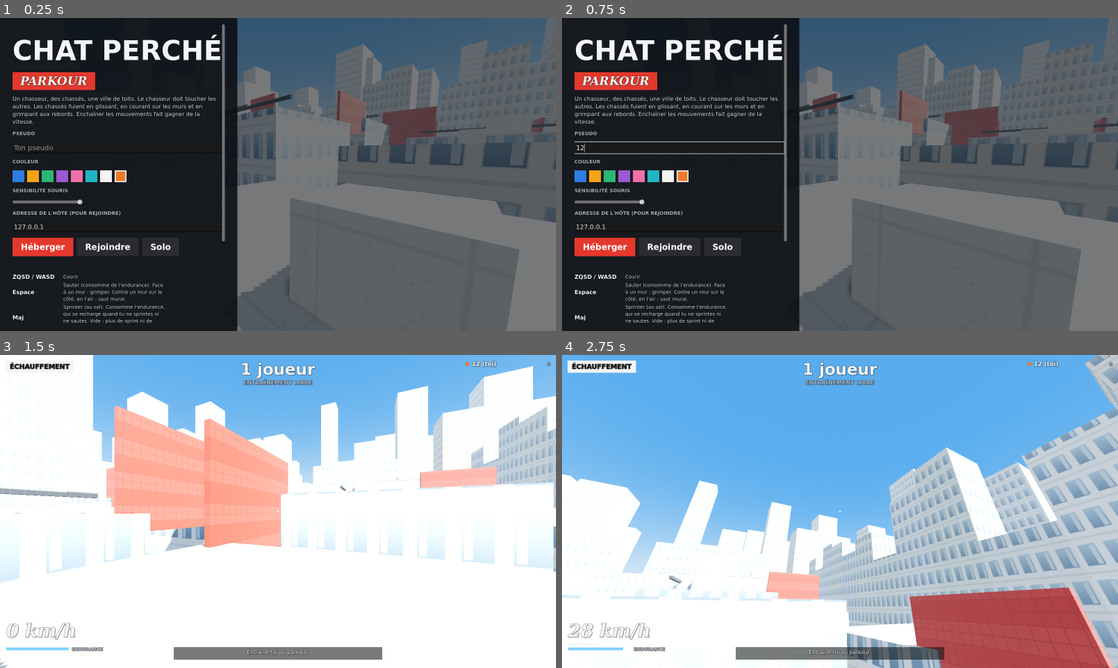
Above: before the commit, frames 1-4 (two rows, left to right).
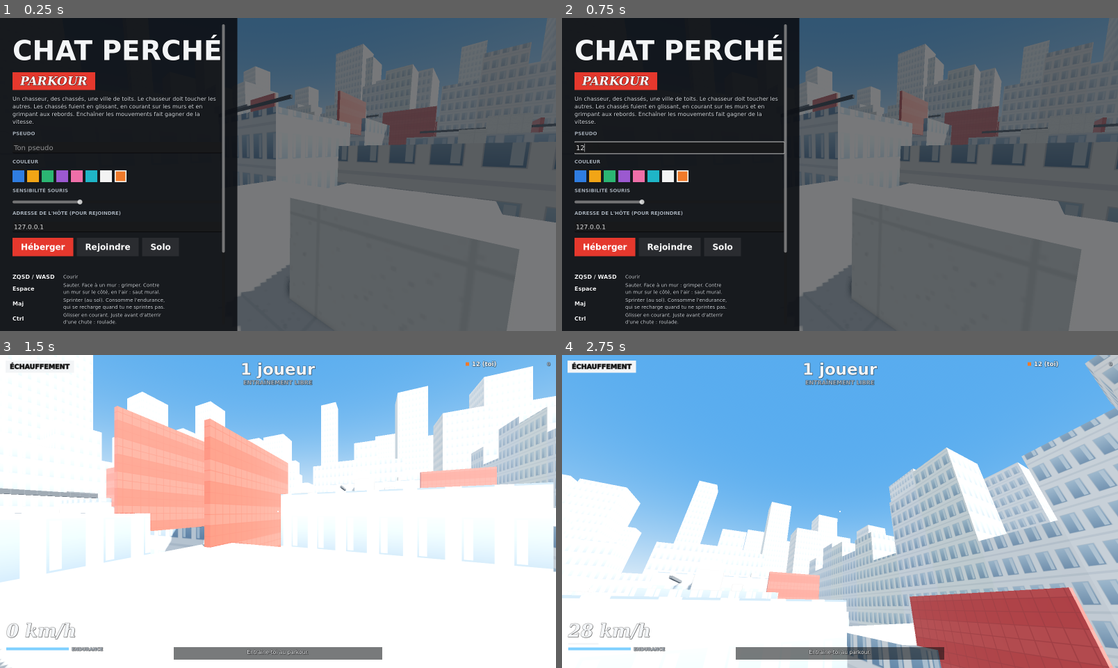
Above: after the commit, the same moments.

Repository: cocoyote2/chat-perche-godot
Game: Godot game, scene res://scenes/main.tscn
The game is run twice, just before and just after one commit, with the same random seed, the same clock (stepped at 60 frames per second) and the same inputs.
Inputs (mouse positions are in pixels of both pictures, inside the frame that each line leads up to):
- Up to frame 1 (0.25 s): no input
- Up to frame 2 (0.75 s): click (678, 146) at 0.52 s; type "12" at 0.6 s
- Up to frame 3 (1.5 s): click "Solo" at 1.25 s
- Up to frame 4 (2.75 s): tap Enter (start_round) at 2 s; move the mouse to (867, 511) at 2.02 s; hold W (move_forward) from 2.03 s (still down); hold Ctrl (slide) from 2.03 s (still down); click (867, 511) at 2.17 s; tap Space (jump) at 2.27, 2.57 s; tap Shift (sprint) at 2.3 s

The runs differ from the first frame. In frame 1, 0.9% of the frame differs, in the area x 2-41%, y 71-98%; in frame 2, 0.9%; in frame 3, nothing differs; in frame 4, less than 0.1%.

Commit message:
Glissade sans boost et saut glissé dégressif
Enchaîner glissade et saut avec Ctrl maintenu restait trop fort. Au
lieu de faire payer chaque saut en endurance (retiré, les sauts sont de
nouveau gratuits), on s'attaque au gain de vitesse lui-même :
- la glissade démarre à la vitesse du joueur, sans boost ;
- un saut glissé isolé garde son bonus de +0,8 m/s, mais un saut glissé
  enchaîné moins d'1 s après le précédent ne garde que 85 % de la
  vitesse, sans descendre sous la vitesse de course.

Corrige aussi un saut « mangé » : sur l'image du décollage, le sol
pouvait encore être détecté, ce qui relançait la glissade et annulait
le saut.

Co-Authored-By: Claude Opus 5.5 <noreply@anthropic.com>

Diff:
--- a/scripts/hud.gd
+++ b/scripts/hud.gd
@@ -451,8 +451,8 @@
 	keys.add_theme_constant_override("v_separation", 6)
 	for pair in [
 		["ZQSD / WASD", "Courir"],
-		["Espace", "Sauter (consomme de l'endurance). Face à un mur : grimper. Contre un mur sur le côté, en l'air : saut mural."],
-		["Maj", "Sprinter (au sol). Consomme l'endurance, qui se recharge quand tu ne sprintes ni ne sautes. Vide : plus de sprint ni de boost de glissade."],
+		["Espace", "Sauter. Face à un mur : grimper. Contre un mur sur le côté, en l'air : saut mural."],
+		["Maj", "Sprinter (au sol). Consomme l'endurance, qui se recharge quand tu ne sprintes pas."],
 		["Ctrl", "Glisser en courant. Juste avant d'atterrir d'une chute : roulade."],
 		["Course murale", "Sauter le long d'un mur en avançant, puis Espace pour rebondir."],
 		["Rebords", "Avancer vers un rebord en l'air pour s'y accrocher et se hisser."],
--- a/scripts/player.gd
+++ b/scripts/player.gd
@@ -25,7 +25,8 @@
 const STAMINA_REGEN := 0.25      # per second once recovering: 4 s to refill
 const STAMINA_REGEN_DELAY := 0.8 # pause after sprinting before it refills
 const STAMINA_RECOVER := 0.3     # once empty, sprint is locked until this level
-const STAMINA_JUMP := 0.12       # per jump of any kind: ~8 jumps from full
+const SLIDE_JUMP_CHAIN := 1.0    # a slide-jump this soon after the last one is "chained"
+const SLIDE_JUMP_KEEP := 0.85    # chained slide-jumps keep this share of the speed
 const AXES: Array[Vector2i] = [Vector2i(1, 0), Vector2i(-1, 0), Vector2i(0, 1), Vector2i(0, -1)]
 
 var world: World
@@ -52,7 +53,7 @@
 var last_wall_key := ""
 var climb_used := false
 var ledge_cd := 0.0
-var slide_boost_cd := 0.0
+var slide_jump_t := 9.0    # time since the last slide-jump
 var recent := 0.0          # recent top horizontal speed, survives a wall impact
 var mantle := {}
 var hang := {}
@@ -225,7 +226,7 @@
 	jump_buf -= dt
 	slide_buf += dt
 	ledge_cd -= dt
-	slide_boost_cd -= dt
+	slide_jump_t += dt
 	combo_t -= dt
 	if combo_t <= 0.0:
 		combo = 0
@@ -300,6 +301,7 @@
 		_scale_h(VMAX, sp)
 
 	# ---- grounded actions
+	var jumped := false
 	if grounded and (st == "move" or st == "slide"):
 		if jump_buf > 0.0:
 			var fn := _front_normal(fwd, 0.72)
@@ -308,18 +310,22 @@
 				wb = world.wall_probe(position, fn, 1.2, 0.5, 1.7)
 			if wb != null and wb.y1 - position.y > 1.4 and st == "move":
 				jump_buf = 0.0
-				_spend_jump()
 				_start_climb(fn, wb)
 			else:
 				jump_buf = 0.0
-				_spend_jump()
+				jumped = true
 				velocity.y = JUMP
 				grounded = false
 				coyote = 0.0
 				if st == "slide":
-					if not exhausted:
-						var hh := hspeed()
+					# a lone slide-jump gives a small boost; spamming them bleeds
+					# the speed back down to running pace
+					var hh := hspeed()
+					if slide_jump_t < SLIDE_JUMP_CHAIN:
+						_scale_h(maxf(hh * SLIDE_JUMP_KEEP, minf(hh, run_speed)), hh)
+					else:
 						_scale_h(minf(hh + 0.8, VMAX), hh)
+					slide_jump_t = 0.0
 					_combo("Saut glissé")
 					sfx.emit("slide_off", 0.0)
 				st = "move"
@@ -329,7 +335,7 @@
 			_start_slide(false)
 	elif not grounded and st == "move" and coyote > 0.0 and jump_buf > 0.0:
 		jump_buf = 0.0
-		_spend_jump()
+		jumped = true
 		velocity.y = JUMP
 		coyote = 0.0
 		sfx.emit("jump", 1.0)
@@ -338,7 +344,9 @@
 	var was_g := grounded
 	var pre_vy := velocity.y
 	move_and_slide()
-	var g := is_on_floor() and st != "climb"
+	# the takeoff frame can still touch the floor (we may sit a few mm inside it);
+	# counting that as a landing would restart the slide and eat the jump
+	var g := is_on_floor() and st != "climb" and not jumped
 	if g and not was_g:
 		_on_land(-pre_vy, fwd)
 	grounded = g
@@ -399,7 +407,6 @@
 		if jump_buf > 0.0:
 			if fb != null and fb.y1 - position.y > 1.4 and not climb_used and air_t < 0.45 and velocity.y > -3.0:
 				jump_buf = 0.0
-				_spend_jump()
 				_start_climb(fn, fb)
 				return
 			for n in AXES:
@@ -408,7 +415,6 @@
 				var b := world.wall_probe(position, n, 0.3, 0.4, 1.6)
 				if b != null and World.wall_key(n, b) != last_wall_key:
 					jump_buf = 0.0
-					_spend_jump()
 					last_wall_key = World.wall_key(n, b)
 					velocity.x += n.x * 5.5
 					velocity.z += n.y * 5.5
@@ -433,7 +439,6 @@
 			along = -along
 		if jump_buf > 0.0:
 			jump_buf = 0.0
-			_spend_jump()
 			var s := minf(wr_speed + 1.0, VMAX)
 			var hv := along * s + n * 5.5
 			velocity = Vector3(hv.x, JUMP * 0.95, hv.z)
@@ -469,15 +474,6 @@
 			stamina = minf(stamina + STAMINA_REGEN * dt, 1.0)
 		if exhausted and stamina >= STAMINA_RECOVER:
 			exhausted = false
-
-
-## Every jump costs stamina and delays the refill, so chaining slide-jumps
-## drains the bar. Once it is empty the slide boosts stop until it recovers.
-func _spend_jump() -> void:
-	stamina = maxf(stamina - STAMINA_JUMP, 0.0)
-	_regen_wait = STAMINA_REGEN_DELAY
-	if stamina <= 0.0:
-		exhausted = true
 
 
 func _scale_h(new_speed: float, cur: float) -> void:
@@ -569,10 +565,6 @@
 	st = "slide"
 	st_t = 0.0
 	set_height(HL)
-	var hs := hspeed()
-	if slide_boost_cd <= 0.0 and hs > 0.1 and not exhausted:
-		_scale_h(minf(hs + 2.2, VMAX), hs)
-		slide_boost_cd = 1.2
 	_combo("Réception glissée" if from_landing else "Glissade")
 	sfx.emit("slide_on", 0.0)
 
--- a/tests/parkour_test.gd
+++ b/tests/parkour_test.gd
@@ -41,12 +41,12 @@
 	var log := await _sim([{"ax": Vector2(0, 1), "t": 0.35}, {"ax": Vector2(0, 1), "jump": true, "t": 1.4}])
 	_check("escalade d'un mur de %.1f m" % top, p.position.y >= top - 0.05 and "climb" in log and "mantle" in log, log)
 
-	# 2. slide: boost above running speed
+	# 2. slide: starts at the running speed, no boost
 	p.set_pos(Vector3(-52.0, 0, (rec.z0 + -58.0) / 2.0), -PI / 2)   # outer street, facing +X
 	log = await _sim([{"ax": Vector2(0, 1), "t": 0.6}])
 	var before := p.hspeed()
 	log += await _sim([{"ax": Vector2(0, 1), "slide": true, "slide_press": true, "t": 0.1}])
-	_check("glissade avec boost (%.1f -> %.1f m/s)" % [before, p.hspeed()], p.hspeed() > before + 1.5 and p.st == "slide", log)
+	_check("glissade à la vitesse de course (%.1f -> %.1f m/s)" % [before, p.hspeed()], absf(p.hspeed() - before) < 0.3 and p.st == "slide", log)
 
 	# 3. wall run along the +X face
 	p.set_pos(Vector3(face + 0.5, 0, part[3] + 0.5), 0.0)   # facing -Z, wall on the left
@@ -83,11 +83,10 @@
 	log = await _sim([{"ax": Vector2(0, 1), "sprint": true, "t": 0.8}])
 	_check("sprint au sol (%.1f m/s, endurance %.0f %%)" % [p.hspeed(), p.stamina * 100.0], p.hspeed() > 10.0 and p.stamina < 0.9, log)
 
-	# 8. a jump costs its fixed share, but no sprint drain in the air even with Shift held
+	# 8. no stamina used in the air, even with Shift held
 	var before_air := p.stamina
 	log = await _sim([{"ax": Vector2(0, 1), "sprint": true, "jump": true, "t": 0.5}])
-	var spent := before_air - p.stamina
-	_check("saut : seulement le coût du saut (endurance %.2f -> %.2f)" % [before_air, p.stamina], absf(spent - Player.STAMINA_JUMP) < 0.005, log)
+	_check("pas de sprint en l'air (endurance %.2f -> %.2f)" % [before_air, p.stamina], p.stamina >= before_air - 0.005, log)
 
 	# 9. an empty bar locks the sprint until it recovers
 	p.set_pos(Vector3(-52.0, 0, (rec.z0 + -58.0) / 2.0), -PI / 2)
@@ -105,16 +104,20 @@
 	log += await _sim([{"ax": Vector2(0, 0), "jump": true, "t": 0.4}])
 	_check("plus de demi-tour mural", was_climbing and is_equal_approx(p.yaw, yaw_before), log)
 
-	# 11. jumping empties a low bar, and an empty bar gives no slide boost
+	# 11. spamming slide-jumps with Ctrl held bleeds the speed down to running pace
 	p.set_pos(Vector3(-52.0, 0, (rec.z0 + -58.0) / 2.0), -PI / 2)
-	log = await _sim([{"ax": Vector2(0, 1), "t": 0.6}])
-	p.stamina = Player.STAMINA_JUMP * 0.5
-	log += await _sim([{"ax": Vector2(0, 1), "jump": true, "t": 0.8}])
-	_check("saut qui vide l'endurance", p.exhausted and p.stamina == 0.0, log)
+	p.stamina = 1.0
+	log = await _sim([{"ax": Vector2(0, 1), "sprint": true, "t": 0.8}])
 	before = p.hspeed()
-	p.slide_boost_cd = 0.0
-	log += await _sim([{"ax": Vector2(0, 1), "slide": true, "slide_press": true, "t": 0.1}])
-	_check("épuisé : glissade sans boost (%.1f -> %.1f m/s)" % [before, p.hspeed()], p.st == "slide" and p.hspeed() <= before + 0.1, log)
+	var jumps := [0]
+	var count := func(label: String) -> void:
+		if label == "Saut glissé":
+			jumps[0] += 1
+	p.move_done.connect(count)
+	log += await _sim([{"ax": Vector2(0, 1), "slide": true, "slide_press": true, "spam_jump": true, "t": 2.4}])
+	p.move_done.disconnect(count)
+	_check("spam du saut glissé : %d sauts, %.1f -> %.1f m/s (pointe %.1f)" % [jumps[0], before, p.hspeed(), max_v],
+		jumps[0] >= 3 and max_v <= before + 0.9 and p.hspeed() <= Player.RUN_RUNNER + 0.3, log)
 
 	print("\n%s" % ("TOUS LES TESTS PASSENT" if failures == 0 else "%d ÉCHEC(S)" % failures))
 	quit(1 if failures > 0 else 0)
@@ -138,6 +141,8 @@
 		for i in n:
 			if slide_at >= 0.0 and absf(i / 120.0 - slide_at) < 0.004:
 				p.slide_buf = 0.0
+			if s.get("spam_jump", false) and p.st == "slide":
+				p.jump_buf = 0.15
 			await physics_frame
 			t += 1.0 / 120.0
 			max_v = maxf(max_v, p.hspeed())
Not shown, changed: README.md
